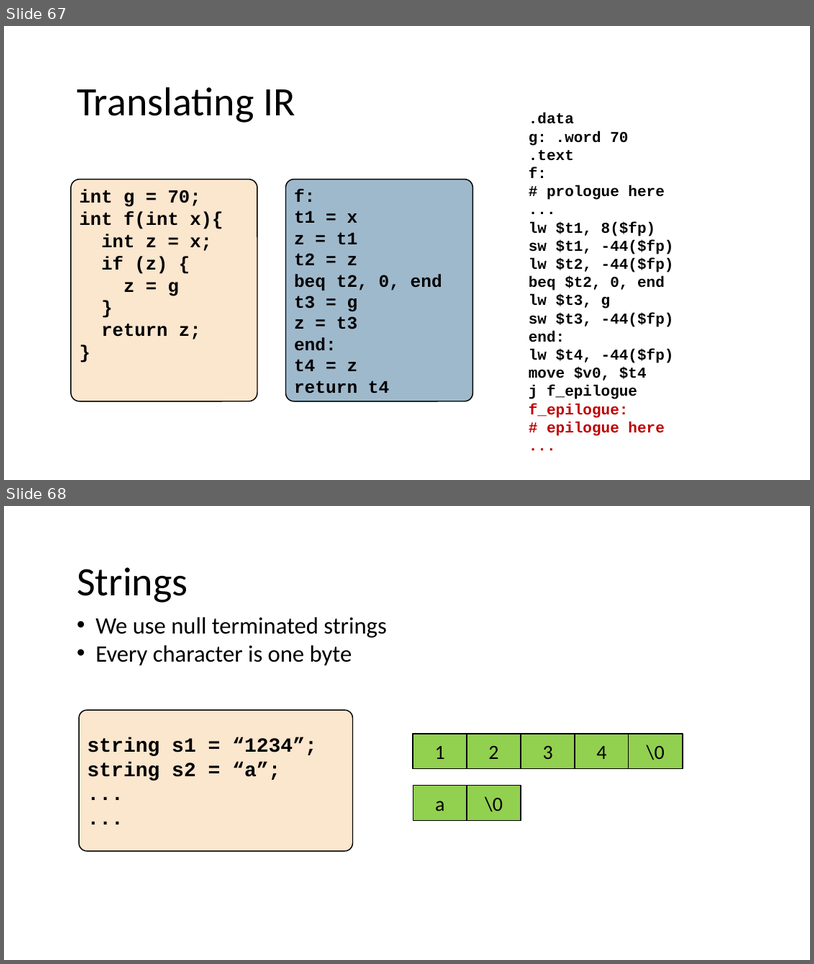
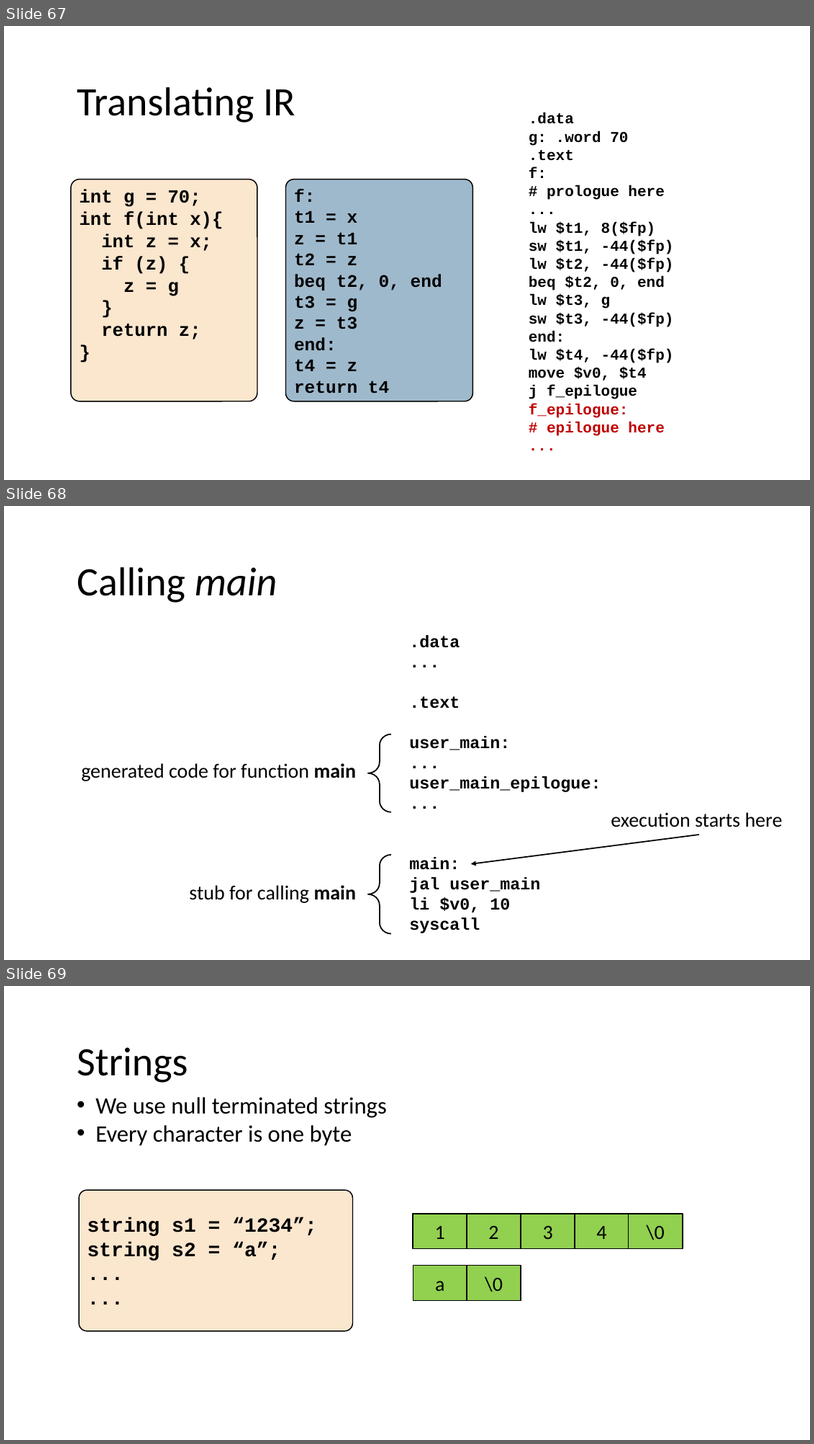
Before and after one commit to nivshani/compilation, a slide deck: slides/codegen.pptx. Shown one above the other, each under a label of ours: slides 67 and 68 before the commit, slides 67, 68 and 69 after it. The pictures are 814x964 and 814x1444 pixels, drawn with LibreOffice and Linux fonts; fonts in the diff are those of the drawing. Boxes give left, top, right and bottom in pixels: in the first picture for what was removed or moved away, otherwise in the second. Text is boxed around its words. In the diff, an @@ line names an element or a change of style, - is before the commit and + after.

```diff
--- a/slides/codegen.pptx
+++ b/slides/codegen.pptx
@@ slide 68 added at bbox=[4, 506, 810, 960], background #FFFFFF @@
@@ text added at bbox=[77, 567, 278, 602], 48 pt, text #000000 @@
+Calling main
@@ text added at bbox=[409, 635, 601, 933], 20 pt, text #000000, bold @@
+.data
+...
+.text
+user_main:
+...
+user_main_epilogue:
+...
+main:
+jal user_main
+li $v0, 10
+syscall
@@ left brace added at bbox=[368, 734, 391, 812], outline #000000 1.5 pt @@
@@ text added at bbox=[81, 763, 356, 781], 24 pt, text #000000 @@
+generated code for function main
@@ text added at bbox=[611, 812, 783, 827], 24 pt, text #000000 @@
+execution starts here
@@ arrow added from (700, 834) to (471, 864), #000000 1.5 pt @@
@@ left brace added at bbox=[368, 854, 391, 933], outline #000000 1.5 pt @@
@@ text added at bbox=[189, 885, 356, 903], 24 pt, text #000000 @@
+stub for calling main
@@ what was slide 68 is now slide 69 @@
```
Also in this commit, not shown: 9 slides changed, 5 other slides added, 1 other file.
